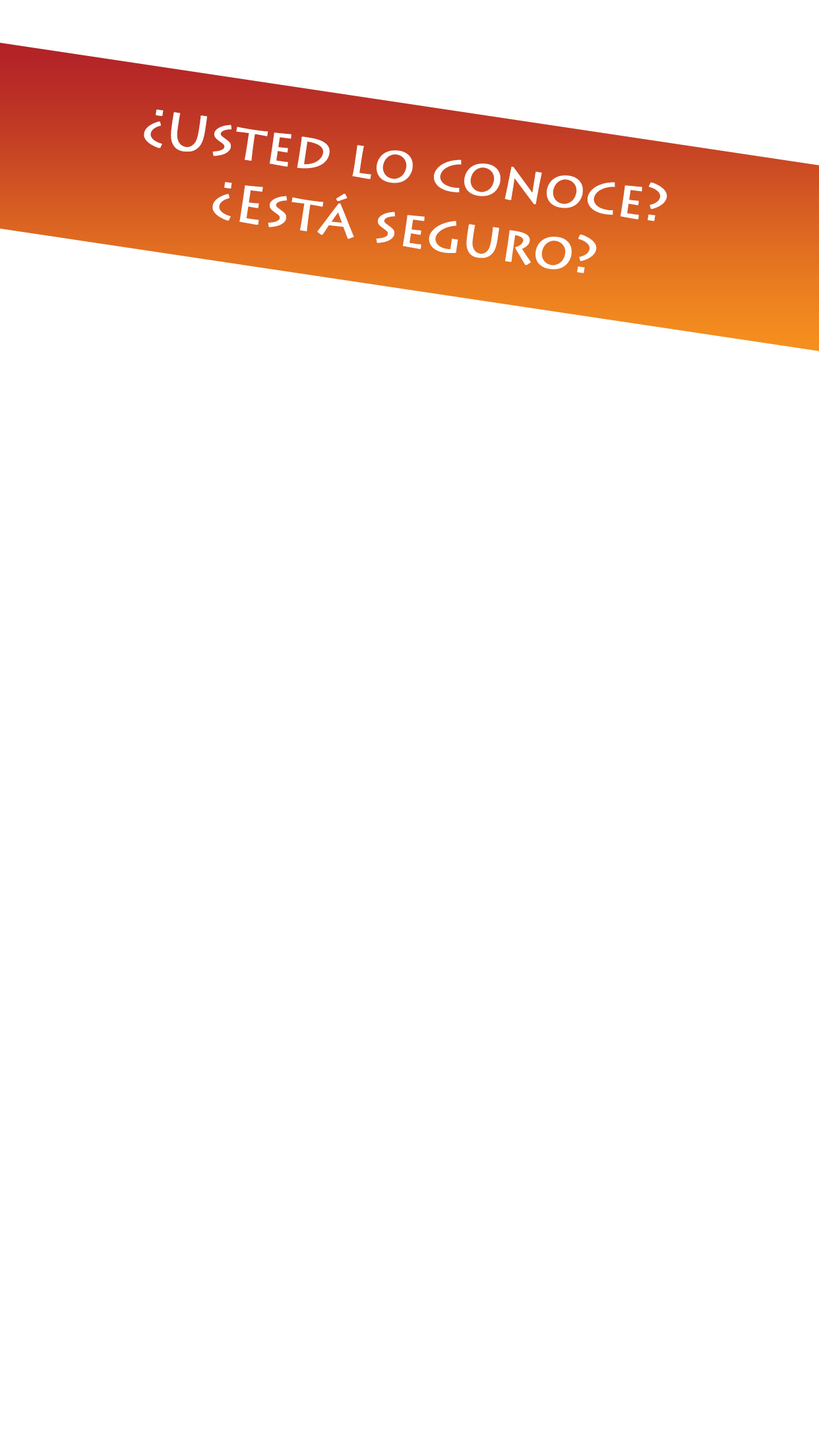
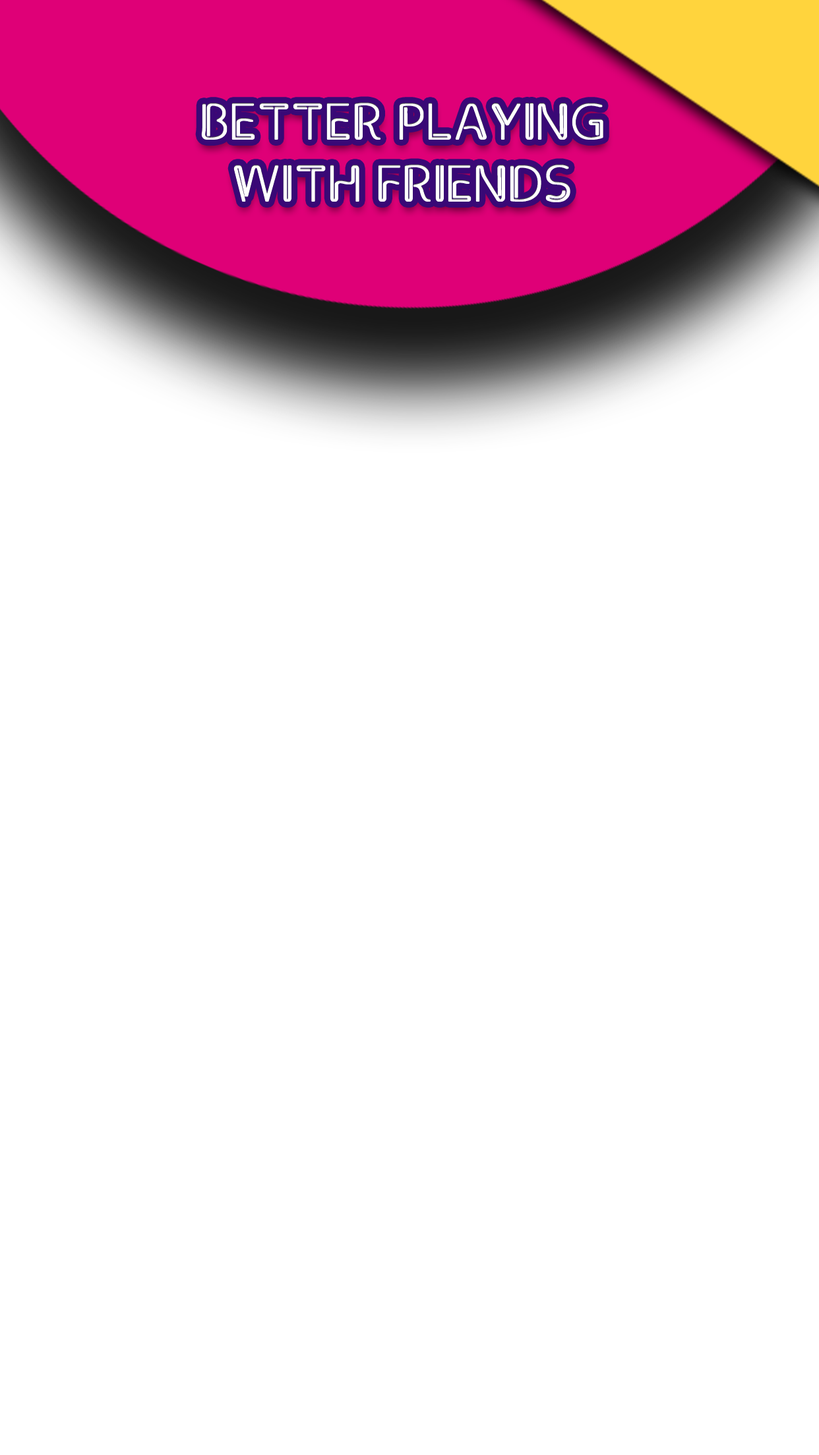
Layer changes from the first 819×1455 image to the second:
showed group "en" (3 layers) over [106, 72, 693, 448]
added layer "Better playing with friends" in group "en" over [201, 102, 604, 203]
showed group "pt" (3 layers) over [90, 73, 713, 448]
renamed "¿Usted lo conoce? ¿Está seguro?" to "¿Sabes de música? ¿Está seguro?", hid it, painted on it over [143, 98, 668, 274]
added group "CIMA" with 2 layers above "Rectangle 2 copy" over [0, 0, 819, 310]
added layer "btn-main-facebook-camada2" in group "CIMA" over [539, 0, 819, 188]
added layer "background-main-title2" in group "CIMA" over [0, 0, 819, 310]
hid "Rectangle 2 copy" over [0, 42, 819, 352]
